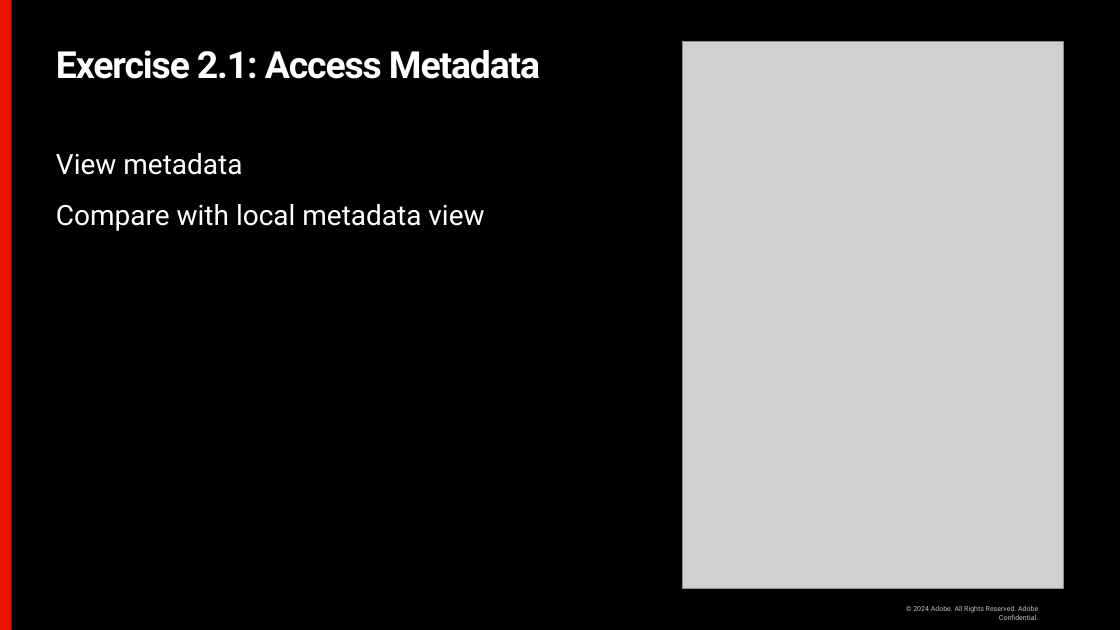
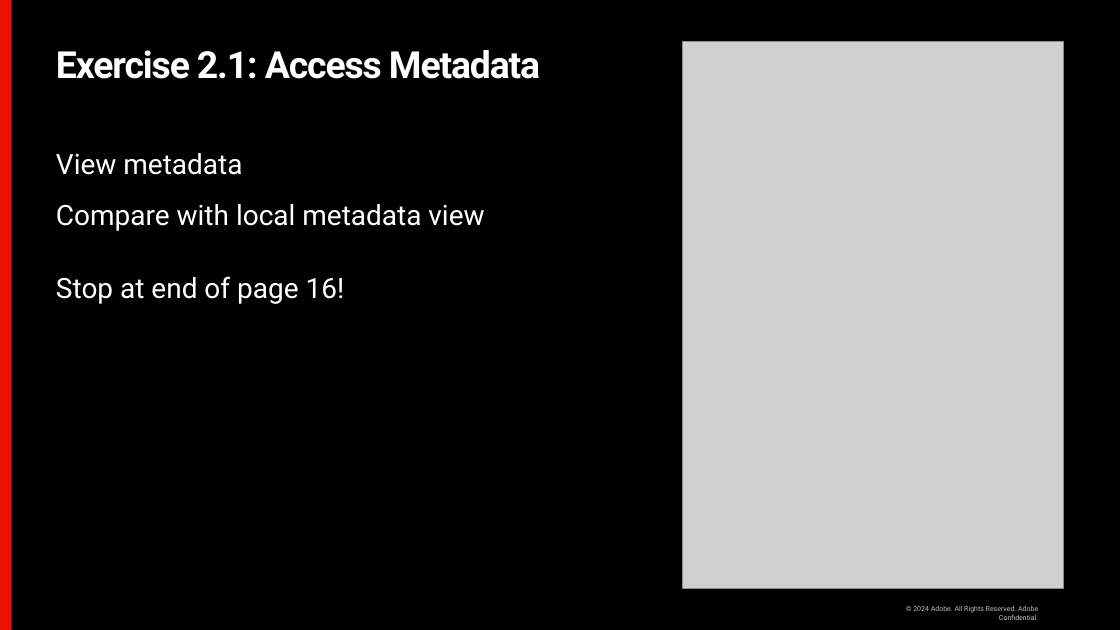
Before and after one commit to rfreemo/accelerator-aem-work-with-assetsview, a slide deck: slide 31 of presentation/aem-assets-working-assetsview.pptx (slide 27 before the commit). Drawn at 1120x630 pixels with LibreOffice and Linux fonts; fonts in the diff are those of the drawing; grey boxes stand for pictures; background and template pictures are left out. Boxes give left, top, right and bottom in pixels: in the first picture for what was removed or moved away, otherwise in the second. Text is boxed around its words. In the diff, an @@ line names an element or a change of style, - is before the commit and + after.

```diff
--- a/presentation/aem-assets-working-assetsview.pptx
+++ b/presentation/aem-assets-working-assetsview.pptx
@@ text at [56,204,484,304]: text changed @@
-Compare with local metadata view
+Compare with local metadata view
+Stop at end of page 16!
```
Also in this commit, not shown: 23 other slides changed, 8 slides added, 2 other files.
